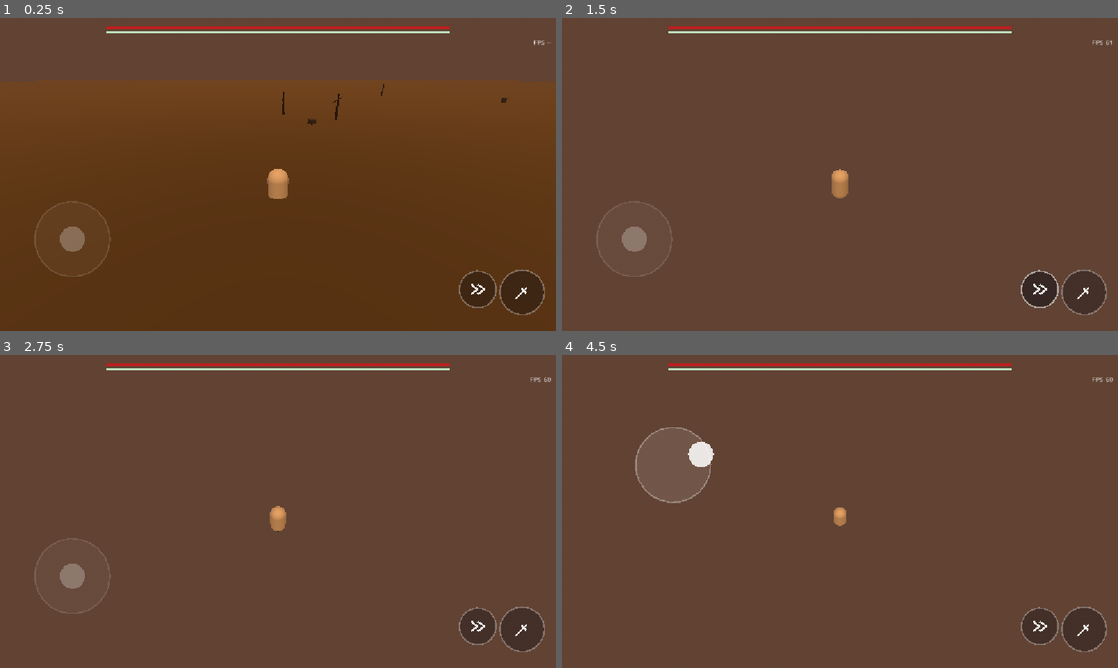
Above: before the commit, frames 1-4 (two rows, left to right).
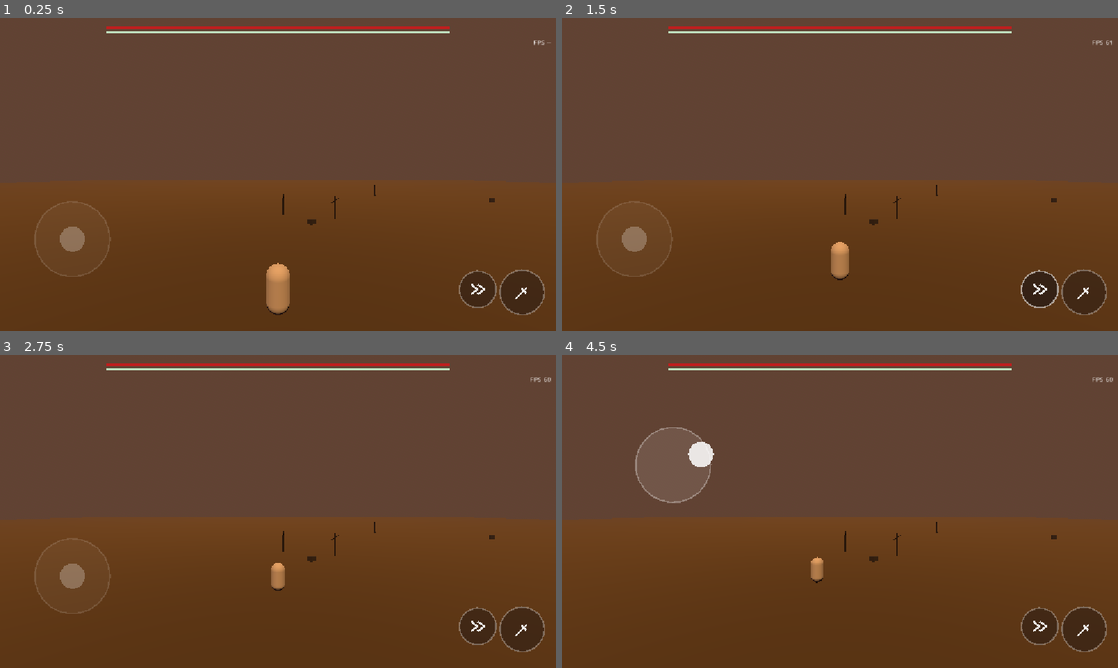
Above: after the commit, the same moments.

Repository: muzape28-blip/ZDEV-RPG
Game: Godot game, scene res://scenes/main.tscn
Same seed, same stepped clock (60 frames per second), same inputs: the game is played once before the commit and once after it.
Inputs (mouse positions are in pixels of both pictures, inside the frame that each line leads up to):
- Up to frame 1 (0.25 s): no input
- Up to frame 2 (1.5 s): drag from (1084, 293) to (895, 105) at 0.52 s; drag from (1040, 290) to (812, 237) at 1.27 s
- Up to frame 3 (2.75 s): move the mouse to (333, 442) at 2.02 s; click (333, 442) at 2.17 s
- Up to frame 4 (4.5 s): tap Enter at 2.75 s; drag from (812, 574) to (673, 464) at 2.77 s; move the mouse to (1006, 558) at 3.52 s; click (1006, 558) at 3.67 s; tap Space at 4.25 s; drag from (673, 464) to (756, 433) at 4.27 s

The runs differ from the first frame. In frame 1, 24% of the frame differs, in the area x 0-100%, y 21-95%; in frame 2, 37%; in frame 3, 37%; in frame 4, 38%, in the area x 0-100%, y 48-100%.
Error after the commit: Parse Error: Cannot infer the type of "dx" variable because the value doesn't have a set type. (res://scripts/camera_follow.gd:33)

Commit message:
fix(UAT#1): ground jadi StaticBody3D solid, kamera orbit drag, gerak relatif kamera, guard respawn
Root cause sosis-nembus-lantai: ground cuma visual mesh tanpa physics body
(bug klasik sejuta umat, dikonfirmasi komunitas). Kamera kini bisa di-orbit
dengan drag kanan; joystick tetap kiri; tombol tidak tercuri.
Gerakan player relatif yaw kamera. Respawn guard y<-30.

Co-authored-by: arena-agent <297053741+arena-agent@users.noreply.github.com>

Diff:
--- a/scenes/main.tscn
+++ b/scenes/main.tscn
@@ -43,6 +43,9 @@
 radius = 0.4
 height = 1.6
 
+[sub_resource type="BoxShape3D" id="BoxShape3D_ground"]
+size = Vector3(400, 2, 400)
+
 [node name="Main" type="Node3D"]
 script = ExtResource("1_main")
 
@@ -55,8 +58,14 @@
 light_energy = 1.1
 shadow_enabled = false
 
-[node name="Ground" type="MeshInstance3D" parent="."]
+[node name="Ground" type="StaticBody3D" parent="."]
+
+[node name="GroundVisual" type="MeshInstance3D" parent="Ground"]
 mesh = SubResource("PlaneMesh_ground")
+
+[node name="GroundCollision" type="CollisionShape3D" parent="Ground"]
+transform = Transform3D(1, 0, 0, 0, 1, 0, 0, 0, 1, 0, -1.0, 0)
+shape = SubResource("BoxShape3D_ground")
 
 [node name="ArenaSpawner" type="Node3D" parent="."]
 script = ExtResource("4_spawner")
--- a/scripts/camera_follow.gd
+++ b/scripts/camera_follow.gd
@@ -1,20 +1,45 @@
 extends Camera3D
 
-# Kamera aksi third-person: offset tetap di belakang player, lerp halus.
-@export var offset := Vector3(0.0, 4.6, 6.8)
-@export var look_height := 1.5
+# Kamera aksi third-person + ORBIT: drag di setengah kanan layar memutar yaw.
+# (Setengah kiri = zona joystick; tombol menyerap sentuhannya sendiri.)
+@export var distance := 8.2
+@export var height := 4.6
 @export var follow_speed := 10.0
+@export var yaw_sensitivity := 0.006
 
+var yaw := 0.0
 var target: Node3D = null
+var drag_id := -1
+var last_x := 0.0
 
 
 func _ready() -> void:
 	target = get_node("/root/Main/Player")
 
 
+func get_yaw() -> float:
+	return yaw
+
+
+func _unhandled_input(event: InputEvent) -> void:
+	var vp_w := get_viewport().get_visible_rect().size.x
+	if event is InputEventScreenTouch:
+		if event.pressed and drag_id == -1 and event.position.x > vp_w * 0.5:
+			drag_id = event.index
+			last_x = event.position.x
+		elif not event.pressed and event.index == drag_id:
+			drag_id = -1
+	elif event is InputEventScreenDrag and event.index == drag_id:
+		var dx := event.position.x - last_x
+		last_x = event.position.x
+		yaw -= dx * yaw_sensitivity
+
+
 func _physics_process(delta: float) -> void:
 	if target == null:
 		return
+	var offset := Vector3(sin(yaw), 0.0, cos(yaw)) * distance
+	offset.y = height
 	var desired := target.global_position + offset
 	global_position = global_position.lerp(desired, clampf(follow_speed * delta, 0.0, 1.0))
-	look_at(target.global_position + Vector3(0.0, look_height, 0.0), Vector3.UP)
+	look_at(target.global_position + Vector3(0.0, 1.5, 0.0), Vector3.UP)
--- a/scripts/player_controller.gd
+++ b/scripts/player_controller.gd
@@ -10,6 +10,11 @@
 var move_input := Vector2.ZERO
 var dash_timer := 0.0
 var dash_dir := Vector3(0.0, 0.0, -1.0)
+var cam: Node = null
+
+
+func _ready() -> void:
+	cam = get_node("/root/Main/Camera3D")
 
 
 func set_move_input(v: Vector2) -> void:
@@ -34,8 +39,14 @@
 func _move_direction() -> Vector3:
 	if move_input.length_squared() < 0.001:
 		return Vector3.ZERO
-	# Kamera duduk di +Z menghadap -Z: layar-atas = -Z, layar-kanan = +X.
-	return Vector3(move_input.x, 0.0, move_input.y).normalized()
+	# Gerakan RELATIF kamera: joystick atas selalu menjauhi kamera,
+	# berapa pun yaw orbitnya.
+	var cyaw := 0.0
+	if cam != null and cam.has_method("get_yaw"):
+		cyaw = cam.get_yaw()
+	var fwd := Vector3(-sin(cyaw), 0.0, -cos(cyaw))
+	var right := Vector3(-fwd.z, 0.0, fwd.x)
+	return (fwd * -move_input.y + right * move_input.x).normalized()
 
 
 func _physics_process(delta: float) -> void:
@@ -56,3 +67,9 @@
 			rotation.y = lerp_angle(rotation.y, target_yaw, 14.0 * delta)
 
 	move_and_slide()
+
+	# Guard anti-void: kalau kelak ada lubang/bug fisika, sosis respawn,
+	# bukan jatuh selamanya (pelajaran UAT #1).
+	if global_position.y < -30.0:
+		global_position = Vector3(0.0, 2.0, 0.0)
+		velocity = Vector3.ZERO
Not shown: 1 places in scenes/main.tscn that only renumber resources
Not shown, changed: docs/uat/uat-log.md
